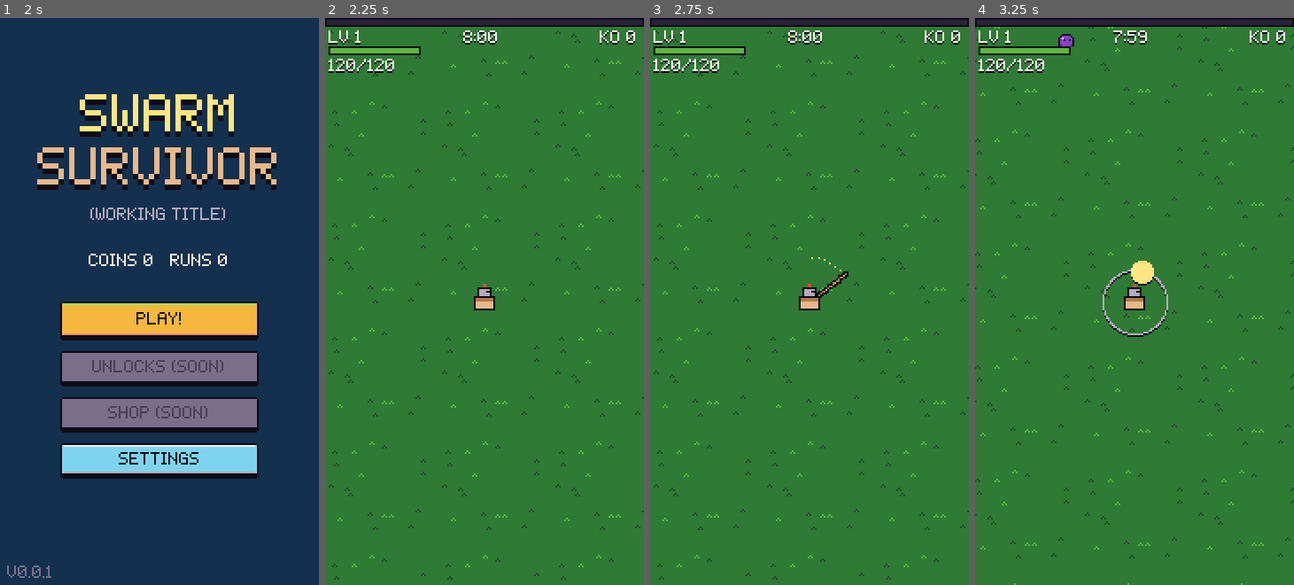
Above: before the commit, frames 1-4 (left to right).
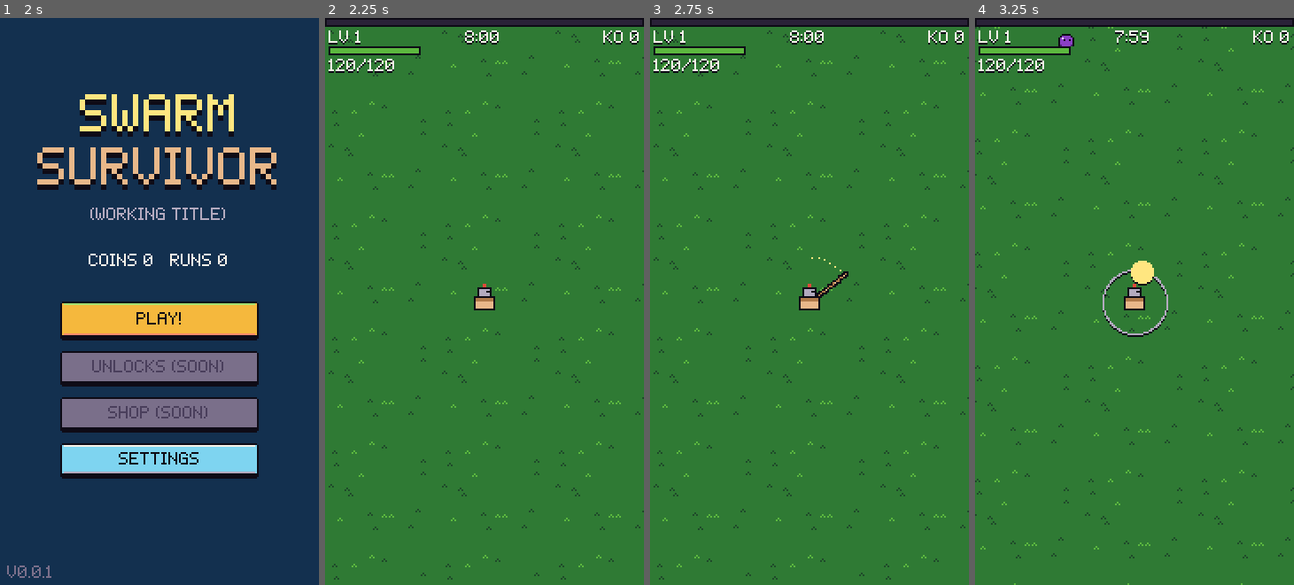
Above: after the commit, the same moments.

Repository: aviharez/megabonk-mobile
Game: Godot game, scene res://scenes/main_menu.tscn
Same seed, same stepped clock (60 frames per second), same inputs: the game is played once before the commit and once after it.
Inputs (mouse positions are in pixels of both pictures, inside the frame that each line leads up to):
- Up to frame 1 (2 s): click (159, 460) at 0.5 s; click (159, 494) at 1.25 s
- Up to frame 2 (2.25 s): click (484, 318) at 2 s
- Up to frame 3 (2.75 s): no input
- Up to frame 4 (3.25 s): tap Enter at 2.75 s; drag from (1134, 301) to (1166, 176) at 2.77 s

Frame 1 is identical in both runs. In frame 2, 0.4% of the frame differs, in the area x 43-99%, y 2-5%; in frame 3, 0.4%; in frame 4, 0.3%.

Commit message:
Fill tall screens: 180x320 becomes the minimum view
Stretch aspect "expand" with integer scaling, so tall phones see more of
the map instead of black bars. Menu content and run panels are anchored to
the screen center, the HUD spans the real width, and spawns/recycling use
the real view size so enemies still appear off-screen. Brief and CLAUDE.md
updated to match.

Co-Authored-By: Claude Opus 5.5 <noreply@anthropic.com>

Diff:
--- a/project.godot
+++ b/project.godot
@@ -27,6 +27,8 @@
 window/size/window_width_override=540
 window/size/window_height_override=960
 window/stretch/mode="viewport"
+; 180x320 is the minimum view; taller (or wider) screens see more, still at integer scale.
+window/stretch/aspect="expand"
 window/stretch/scale_mode="integer"
 window/handheld/orientation=1
 
--- a/scenes/main_menu.tscn
+++ b/scenes/main_menu.tscn
@@ -20,7 +20,20 @@
 grow_horizontal = 2
 grow_vertical = 2
 
-[node name="TitleA" type="Label" parent="."]
+[node name="Frame" type="Control" parent="."]
+layout_mode = 1
+anchors_preset = 8
+anchor_left = 0.5
+anchor_top = 0.5
+anchor_right = 0.5
+anchor_bottom = 0.5
+offset_left = -90.0
+offset_top = -160.0
+offset_right = 90.0
+offset_bottom = 160.0
+mouse_filter = 2
+
+[node name="TitleA" type="Label" parent="Frame"]
 layout_mode = 0
 offset_top = 40.0
 offset_right = 60.0
@@ -29,7 +42,7 @@
 text = "SWARM"
 horizontal_alignment = 1
 
-[node name="TitleB" type="Label" parent="."]
+[node name="TitleB" type="Label" parent="Frame"]
 layout_mode = 0
 offset_top = 70.0
 offset_right = 60.0
@@ -38,7 +51,7 @@
 text = "SURVIVOR"
 horizontal_alignment = 1
 
-[node name="Subtitle" type="Label" parent="."]
+[node name="Subtitle" type="Label" parent="Frame"]
 layout_mode = 0
 offset_top = 106.0
 offset_right = 180.0
@@ -46,7 +59,7 @@
 text = "(WORKING TITLE)"
 horizontal_alignment = 1
 
-[node name="Wallet" type="Label" parent="."]
+[node name="Wallet" type="Label" parent="Frame"]
 layout_mode = 0
 offset_top = 132.0
 offset_right = 180.0
@@ -54,7 +67,7 @@
 text = "COINS 0   RUNS 0"
 horizontal_alignment = 1
 
-[node name="Buttons" type="VBoxContainer" parent="."]
+[node name="Buttons" type="VBoxContainer" parent="Frame"]
 layout_mode = 0
 offset_left = 34.0
 offset_top = 160.0
@@ -62,28 +75,28 @@
 offset_bottom = 268.0
 theme_override_constants/separation = 6
 
-[node name="Play" type="Button" parent="Buttons"]
+[node name="Play" type="Button" parent="Frame/Buttons"]
 custom_minimum_size = Vector2(112, 22)
 layout_mode = 2
 script = ExtResource("2_btn")
 label = "PLAY!"
 face = 13
 
-[node name="Unlocks" type="Button" parent="Buttons"]
+[node name="Unlocks" type="Button" parent="Frame/Buttons"]
 custom_minimum_size = Vector2(112, 20)
 layout_mode = 2
 disabled = true
 script = ExtResource("2_btn")
 label = "UNLOCKS (SOON)"
 
-[node name="Shop" type="Button" parent="Buttons"]
+[node name="Shop" type="Button" parent="Frame/Buttons"]
 custom_minimum_size = Vector2(112, 20)
 layout_mode = 2
 disabled = true
 script = ExtResource("2_btn")
 label = "SHOP (SOON)"
 
-[node name="Settings" type="Button" parent="Buttons"]
+[node name="Settings" type="Button" parent="Frame/Buttons"]
 custom_minimum_size = Vector2(112, 20)
 layout_mode = 2
 script = ExtResource("2_btn")
@@ -91,11 +104,15 @@
 face = 22
 
 [node name="Version" type="Label" parent="."]
-layout_mode = 0
+layout_mode = 1
+anchors_preset = 12
+anchor_top = 1.0
+anchor_right = 1.0
+anchor_bottom = 1.0
 offset_left = 4.0
-offset_top = 308.0
-offset_right = 176.0
-offset_bottom = 318.0
+offset_top = -12.0
+offset_right = -4.0
+offset_bottom = -2.0
 text = "V0"
 
 [node name="SettingsPanel" type="Control" parent="."]
@@ -114,7 +131,20 @@
 grow_horizontal = 2
 grow_vertical = 2
 
-[node name="Heading" type="Label" parent="SettingsPanel"]
+[node name="Frame" type="Control" parent="SettingsPanel"]
+layout_mode = 1
+anchors_preset = 8
+anchor_left = 0.5
+anchor_top = 0.5
+anchor_right = 0.5
+anchor_bottom = 0.5
+offset_left = -90.0
+offset_top = -160.0
+offset_right = 90.0
+offset_bottom = 160.0
+mouse_filter = 2
+
+[node name="Heading" type="Label" parent="SettingsPanel/Frame"]
 layout_mode = 0
 offset_top = 40.0
 offset_right = 90.0
@@ -123,7 +153,7 @@
 text = "SETTINGS"
 horizontal_alignment = 1
 
-[node name="Toggles" type="VBoxContainer" parent="SettingsPanel"]
+[node name="Toggles" type="VBoxContainer" parent="SettingsPanel/Frame"]
 layout_mode = 0
 offset_left = 26.0
 offset_top = 80.0
@@ -131,7 +161,7 @@
 offset_bottom = 230.0
 theme_override_constants/separation = 6
 
-[node name="Back" type="Button" parent="SettingsPanel"]
+[node name="Back" type="Button" parent="SettingsPanel/Frame"]
 layout_mode = 0
 offset_left = 34.0
 offset_top = 260.0
--- a/scripts/debug/flow_check.gd
+++ b/scripts/debug/flow_check.gd
@@ -26,7 +26,7 @@
 
 	tree.change_scene_to_file("res://scenes/main_menu.tscn")
 	await _frames(3)
-	tree.current_scene.get_node("Buttons/Play").pressed.emit()
+	tree.current_scene.get_node("Frame/Buttons/Play").pressed.emit()
 	await _frames(3)
 	var run := tree.current_scene as Run
 	if run == null:
--- a/scripts/run/hud.gd
+++ b/scripts/run/hud.gd
@@ -39,9 +39,10 @@
 func _draw() -> void:
 	var ink := Palette.color(Palette.INK)
 	# XP bar: full width, 4px tall.
-	draw_rect(Rect2(0, 0, 180, 5), ink)
-	draw_rect(Rect2(1, 1, 178, 3), Palette.color(Palette.NIGHT))
-	var xw := floorf(178.0 * clampf(xp / xp_need, 0.0, 1.0))
+	var w := floorf(size.x)
+	draw_rect(Rect2(0, 0, w, 5), ink)
+	draw_rect(Rect2(1, 1, w - 2, 3), Palette.color(Palette.NIGHT))
+	var xw := floorf((w - 2) * clampf(xp / xp_need, 0.0, 1.0))
 	draw_rect(Rect2(1, 1, xw, 3), Palette.color(Palette.SKY))
 	# HP bar under the top row.
 	draw_rect(Rect2(2, 16, 52, 5), ink)
@@ -52,8 +53,12 @@
 
 func _label(at: Vector2, align: HorizontalAlignment) -> Label:
 	var l := Label.new()
-	l.position = at
-	l.size = Vector2(176, 10)
+	# Stretches across the screen width (2px margins), whatever its size.
+	l.anchor_right = 1.0
+	l.offset_left = at.x
+	l.offset_top = at.y
+	l.offset_right = -2.0
+	l.offset_bottom = at.y + 10.0
 	l.horizontal_alignment = align
 	l.add_theme_color_override("font_shadow_color", Palette.color(Palette.INK))
 	l.add_theme_constant_override("shadow_offset_x", 0)
--- a/scripts/run/run.gd
+++ b/scripts/run/run.gd
@@ -14,7 +14,6 @@
 signal run_ended(result: Dictionary)
 
 const MENU_SCENE := "res://scenes/main_menu.tscn"
-const VIEW := Vector2(180, 320)
 ## Spawns appear this far outside the visible area.
 const SPAWN_MARGIN := Vector2(10, 10)
 const RECYCLE_EVERY := 0.25
@@ -208,7 +207,7 @@
 
 
 func enemies_on_screen() -> int:
-	var view := Rect2(_pos - VIEW / 2.0, VIEW)
+	var view := _view_rect()
 	var n := 0
 	for s in enemies.pool.active:
 		if view.has_point(enemies.pos[s]):
@@ -252,7 +251,7 @@
 	var def: Dictionary = enemies.types[type_id]
 	var minute := elapsed / 60.0
 	var growth: float = 1.0 + def.get("hp_growth_per_minute", 0.0) * minute
-	var base := Spawner.edge_point(rng, _pos, VIEW / 2.0 + SPAWN_MARGIN, bounds)
+	var base := Spawner.edge_point(rng, _pos, _half_view() + SPAWN_MARGIN, bounds)
 	var spread: float = def.get("pack_spread", 0.0)
 	for i in req.count:
 		var at := base
@@ -264,7 +263,7 @@
 ## Stress test: keep the enemy count at the cap and every enemy on screen.
 ## New and stray enemies are placed inside the view, away from the player.
 func _stress_fill() -> void:
-	var view := Rect2(_pos - VIEW / 2.0, VIEW).intersection(bounds).grow(-4.0)
+	var view := _view_rect().intersection(bounds).grow(-4.0)
 	var n := enemies.types.size()
 	for s in enemies.pool.active:
 		if not view.has_point(enemies.pos[s]):
@@ -288,7 +287,17 @@
 	var far2 := far * far
 	for s in enemies.pool.active:
 		if enemies.pos[s].distance_squared_to(_pos) > far2:
-			enemies.move_to(s, Spawner.edge_point(rng, _pos, VIEW / 2.0 + SPAWN_MARGIN, bounds))
+			enemies.move_to(s, Spawner.edge_point(rng, _pos, _half_view() + SPAWN_MARGIN, bounds))
+
+
+## Half the visible area in world pixels. The view is at least 180x320 and
+## grows on taller or wider screens (stretch aspect "expand").
+func _half_view() -> Vector2:
+	return get_viewport_rect().size / 2.0
+
+
+func _view_rect() -> Rect2:
+	return Rect2(_pos - _half_view(), _half_view() * 2.0)
 
 
 func _contact_damage(delta: float, minute: float) -> void:
@@ -617,11 +626,19 @@
 	_pause_panel.add_child(quit)
 
 
+## A hidden panel. `rect` is in the 180x320 design frame; the panel is
+## anchored to the screen center so it stays centered on taller screens.
 func _panel(parent: Node, rect: Rect2, fill: int) -> PixelPanel:
 	var p := PixelPanel.new()
 	p.fill = fill
-	p.position = rect.position
-	p.size = rect.size
+	p.anchor_left = 0.5
+	p.anchor_right = 0.5
+	p.anchor_top = 0.5
+	p.anchor_bottom = 0.5
+	p.offset_left = rect.position.x - 90.0
+	p.offset_top = rect.position.y - 160.0
+	p.offset_right = p.offset_left + rect.size.x
+	p.offset_bottom = p.offset_top + rect.size.y
 	p.hide()
 	parent.add_child(p)
 	return p
--- a/scripts/ui/main_menu.gd
+++ b/scripts/ui/main_menu.gd
@@ -12,16 +12,16 @@
 ]
 
 @onready var _bg: ColorRect = $Background
-@onready var _title_a: Label = $TitleA
-@onready var _title_b: Label = $TitleB
-@onready var _subtitle: Label = $Subtitle
-@onready var _wallet: Label = $Wallet
+@onready var _title_a: Label = $Frame/TitleA
+@onready var _title_b: Label = $Frame/TitleB
+@onready var _subtitle: Label = $Frame/Subtitle
+@onready var _wallet: Label = $Frame/Wallet
 @onready var _version: Label = $Version
-@onready var _play: PixelButton = $Buttons/Play
-@onready var _settings_btn: PixelButton = $Buttons/Settings
+@onready var _play: PixelButton = $Frame/Buttons/Play
+@onready var _settings_btn: PixelButton = $Frame/Buttons/Settings
 @onready var _settings: Control = $SettingsPanel
-@onready var _toggles: VBoxContainer = $SettingsPanel/Toggles
-@onready var _settings_back: PixelButton = $SettingsPanel/Back
+@onready var _toggles: VBoxContainer = $SettingsPanel/Frame/Toggles
+@onready var _settings_back: PixelButton = $SettingsPanel/Frame/Back
 
 var _bob := false
 
--- a/tests/test_project_settings.gd
+++ b/tests/test_project_settings.gd
@@ -11,6 +11,7 @@
 	t.check(_s("display/window/size/viewport_height") == 320, "viewport height 320")
 	t.check(_s("display/window/stretch/mode") == "viewport", "stretch mode viewport")
 	t.check(_s("display/window/stretch/scale_mode") == "integer", "integer scaling")
+	t.check(_s("display/window/stretch/aspect") == "expand", "180x320 is the minimum view (expand)")
 	t.check(_s("display/window/handheld/orientation") == DisplayServer.SCREEN_PORTRAIT, "portrait locked")
 
 
Not shown, changed: CLAUDE.md
Not shown, changed: TASKS.md
Not shown, changed: docs/BRIEF.md
